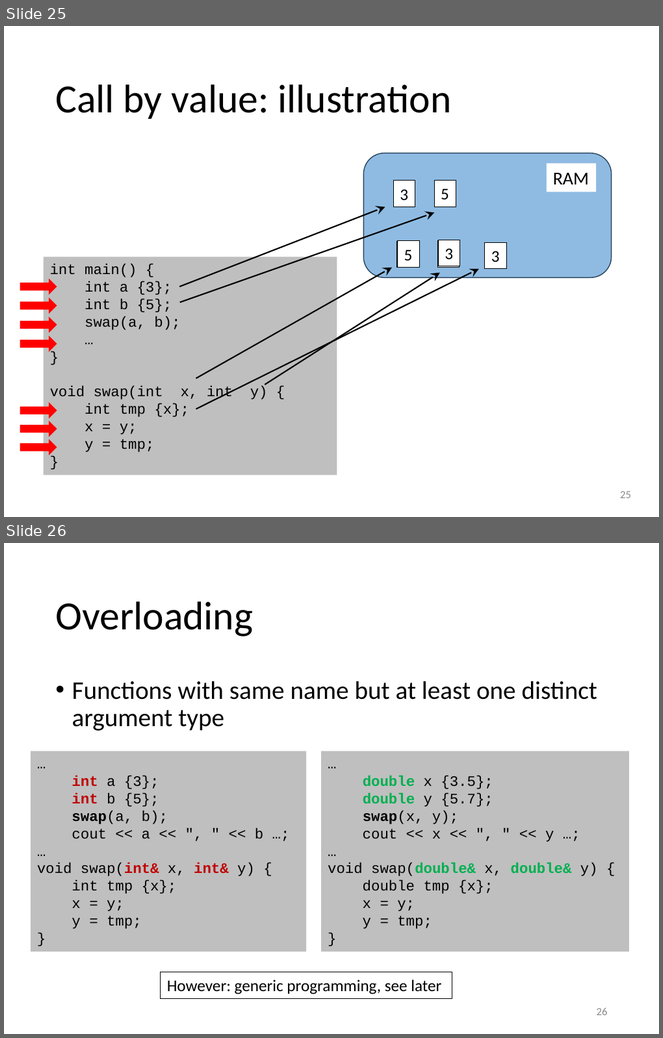
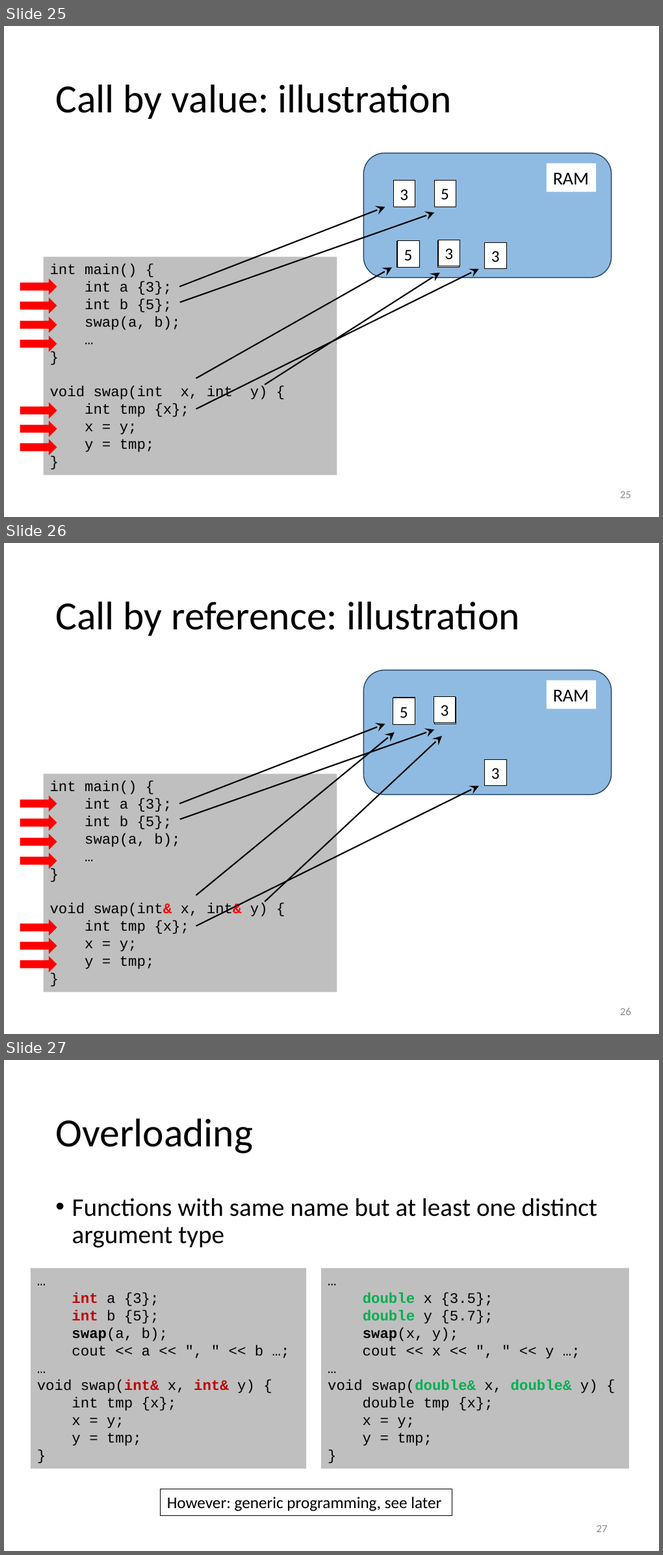
Before and after one commit to gjbex/Scientific-C-plus-plus, a slide deck: scientific_cpp.pptx. Shown one above the other, each under a label of ours: slides 25 and 26 before the commit, slides 25, 26 and 27 after it. The pictures are 663x1038 and 663x1555 pixels, drawn with LibreOffice and Linux fonts; fonts in the diff are those of the drawing. Boxes give left, top, right and bottom in pixels: in the first picture for what was removed or moved away, otherwise in the second. Text is boxed around its words. In the diff, an @@ line names an element or a change of style, - is before the commit and + after.

```diff
--- a/scientific_cpp.pptx
+++ b/scientific_cpp.pptx
@@ slide 26 added at (4, 543, 659, 1034), background #FFFFFF @@
@@ title added at (55, 601, 520, 636), 44 pt, text #000000 @@
+Call by reference: illustration
@@ rounded rectangle added at (363, 670, 611, 795), fill #5B9BD5 at 68% opacity, outline #28445D 1 pt @@
@@ rectangle added at (393, 698, 415, 724), fill #FFFFFF, outline #000000 0.75 pt, 18 pt, text #000000 @@
+5
@@ rectangle added at (394, 698, 415, 724), fill #FFFFFF, outline #000000 0.75 pt, 18 pt, text #000000 @@
+3
@@ rectangle added at (434, 696, 456, 722), fill #FFFFFF, outline #000000 0.75 pt, 18 pt, text #000000 @@
+3
@@ rectangle added at (434, 698, 456, 724), fill #FFFFFF, outline #000000 0.75 pt, 18 pt, text #000000 @@
+5
@@ rectangle added at (547, 681, 596, 709), fill #FFFFFF, 20 pt, text #000000 @@
+RAM
@@ arrow added from (180, 804) to (386, 724), #000000 1.5 pt @@
@@ arrow added from (180, 819) to (434, 730), #000000 1.5 pt @@
@@ arrow added from (196, 895) to (395, 732), #000000 1.5 pt @@
@@ arrow added from (265, 902) to (442, 736), #000000 1.5 pt @@
@@ rectangle added at (43, 774, 337, 992), fill #BFBFBF, 16 pt, text #000000 @@
+int main() {
+int a {3};
+int b {5};
+swap(a, b);
+…
+}
+void swap(int& x, int& y) {
+int tmp {x};
+x = y;
+y = tmp;
+}
@@ rectangle added at (485, 760, 506, 786), fill #FFFFFF, outline #000000 0.75 pt, 18 pt, text #000000 @@
+3
@@ arrow added from (196, 927) to (479, 786), #000000 1.5 pt @@
@@ right arrow added at (20, 797, 57, 810), fill #FF0000, outline #FF0000 1 pt @@
@@ right arrow added at (20, 815, 57, 829), fill #FF0000, outline #FF0000 1 pt @@
@@ right arrow added at (20, 835, 57, 849), fill #FF0000, outline #FF0000 1 pt @@
@@ right arrow added at (20, 854, 57, 868), fill #FF0000, outline #FF0000 1 pt @@
@@ right arrow added at (20, 921, 57, 934), fill #FF0000, outline #FF0000 1 pt @@
@@ right arrow added at (20, 939, 57, 953), fill #FF0000, outline #FF0000 1 pt @@
@@ right arrow added at (20, 958, 57, 971), fill #FF0000, outline #FF0000 1 pt @@
@@ page number added at (620, 1008, 631, 1016), 12 pt, text #8C8C8C @@
+26
@@ what was slide 26 is now slide 27 @@
@@ page number at (597, 1525, 608, 1533): text changed @@
-26
+27
```
